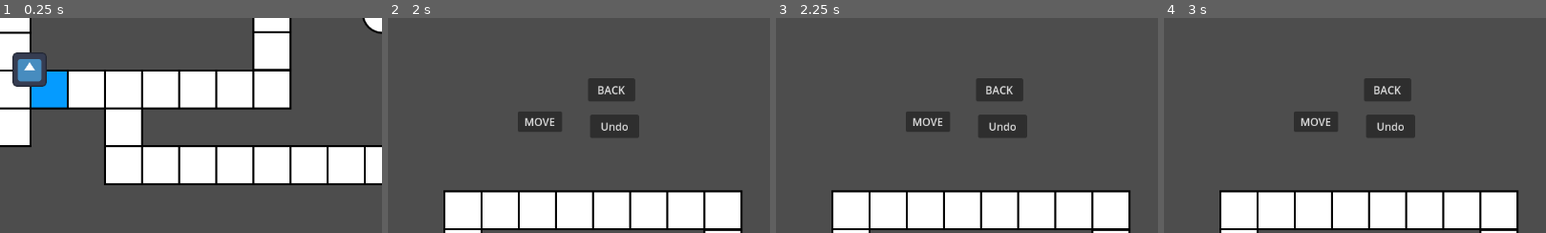
Above: before the commit, frames 1-4 (left to right).
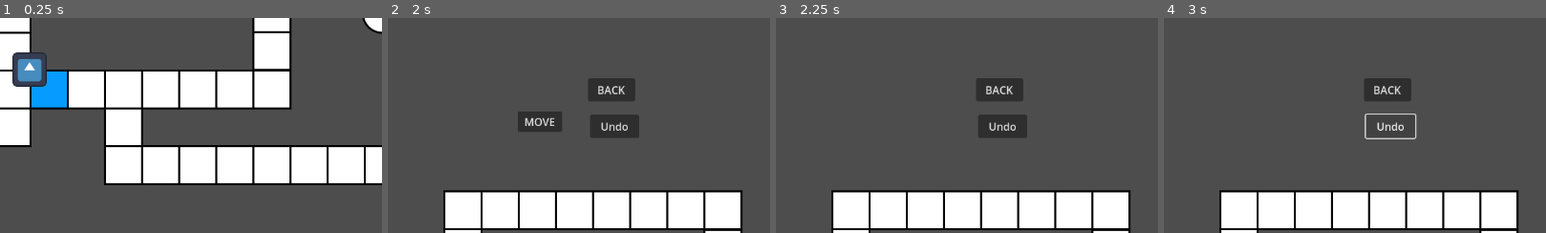
Above: after the commit, the same moments.

Repository: hfxbse/mparty
Game: Godot game, scene res://main/main.tscn
Same seed, same stepped clock (60 frames per second), same inputs: the game is played once before the commit and once after it. The engine's default icon, where the game draws it, is replaced by a stand-in: a white triangle on a blue panel in a dark square.
Inputs (mouse positions are % of the whole screen's width and height, from its top left):
- Up to frame 1 (0.25 s): no input
- Up to frame 2 (2 s): click (5, 92) at 0.5 s; tap Enter at 1.25 s; move the mouse to (72, 45) at 1.27 s; hold M from 1.28 s (still down); click (72, 45) at 1.42 s
- Up to frame 3 (2.25 s): release M at 2 s; click "MOVE" at 2 s
- Up to frame 4 (3 s): click "Undo" at 2.75 s
The pictures show only the part of the screen within x 46-96%, y 38-88%; the shares and areas given below are measured in that part.

Frames 1-2 are identical in both runs. In frame 3, 1.0% of the frame differs, in the area x 34-46%, y 43-53%; in frame 4, 1.3%, in the area x 34-67%, y 43-57%.

Commit message:
Add mobile hud

Diff:
--- a/hud.gd
+++ b/hud.gd
@@ -1,6 +1,6 @@
 extends CanvasLayer
 
-@onready var menu_button = $MarginContainer/MenuButton
+@onready var menu_button = $MenuButton
 
 signal hud_id_pressed(id: int, item_count: int)
 
--- a/hud.tscn
+++ b/hud.tscn
@@ -6,14 +6,10 @@
 [node name="HUD" type="CanvasLayer"]
 script = ExtResource("1_usqta")
 
-[node name="MarginContainer" type="MarginContainer" parent="."]
-offset_right = 1152.0
+[node name="MenuButton" type="MenuButton" parent="."]
+offset_top = 544.0
+offset_right = 104.0
 offset_bottom = 648.0
-size_flags_horizontal = 3
-size_flags_vertical = 3
-
-[node name="MenuButton" type="MenuButton" parent="MarginContainer"]
-layout_mode = 2
 size_flags_horizontal = 0
 size_flags_vertical = 8
 icon = ExtResource("1_hgasm")
--- a/main/main.gd
+++ b/main/main.gd
@@ -16,16 +16,20 @@
 	print(question_handler.get_next_question(Question.Difficulty.EASY).question)
 	print(question_handler.get_random_question(Question.Difficulty.EASY).question)
 
-	#if OS.get_name() == "Android" or OS.get_name() == "iOS":
-	hud = preload("res://hud.tscn").instantiate()
-	hud.hud_id_pressed.connect(_on_hud_id_pressed)
-	add_child(hud)
-
 
 func _ready():
 	var start = map.start
 	player.current_location = start
 	player.global_position = start.global_position
+
+	hud = preload("res://hud.tscn").instantiate()
+	hud.hud_id_pressed.connect(_on_hud_id_pressed)
+	if DisplayServer.is_touchscreen_available():
+		var mobile_hud = preload("res://mobile_hud.tscn").instantiate()
+		mobile_hud.zoom_in.connect(main_camera.zoom_in)
+		mobile_hud.zoom_out.connect(main_camera.zoom_out)
+		hud.add_child(mobile_hud)
+	add_child(hud)
 
 func _on_hud_id_pressed(id: int, item_count: int):
 	assert(id < item_count, "Item for id %s doesn't exits" % id)
--- a/mobile_hud.gd
+++ b/mobile_hud.gd
@@ -4,8 +4,8 @@
 signal zoom_out()
 
 func _on_zoom_in_button_pressed():
-	pass # Replace with function body.
+	zoom_in.emit()
 
 
 func _on_zoom_out_button_pressed():
-	pass # Replace with function body.
+	zoom_out.emit()
--- a/mobile_hud.tscn
+++ b/mobile_hud.tscn
@@ -5,31 +5,25 @@
 [node name="MobileHUD" type="CanvasLayer"]
 script = ExtResource("1_iekf0")
 
-[node name="MarginContainer" type="MarginContainer" parent="."]
-offset_right = 1152.0
-offset_bottom = 648.0
-size_flags_horizontal = 3
-theme_override_constants/margin_left = 1070
-theme_override_constants/margin_top = 500
-theme_override_constants/margin_right = 20
-theme_override_constants/margin_bottom = 20
-
-[node name="VBoxContainer" type="VBoxContainer" parent="MarginContainer"]
-layout_mode = 2
+[node name="VBoxContainer" type="VBoxContainer" parent="."]
+offset_left = 1070.0
+offset_top = 500.0
+offset_right = 1132.0
+offset_bottom = 628.0
 size_flags_horizontal = 3
 size_flags_vertical = 3
 
-[node name="ZoomInButton" type="Button" parent="MarginContainer/VBoxContainer"]
+[node name="ZoomInButton" type="Button" parent="VBoxContainer"]
 layout_mode = 2
 size_flags_vertical = 3
 theme_override_font_sizes/font_size = 24
 text = "+"
 
-[node name="ZoomOutButton" type="Button" parent="MarginContainer/VBoxContainer"]
+[node name="ZoomOutButton" type="Button" parent="VBoxContainer"]
 layout_mode = 2
 size_flags_vertical = 3
 theme_override_font_sizes/font_size = 24
 text = "-"
 
-[connection signal="pressed" from="MarginContainer/VBoxContainer/ZoomInButton" to="." method="_on_zoom_in_button_pressed"]
-[connection signal="pressed" from="MarginContainer/VBoxContainer/ZoomOutButton" to="." method="_on_zoom_out_button_pressed"]
+[connection signal="pressed" from="VBoxContainer/ZoomInButton" to="." method="_on_zoom_in_button_pressed"]
+[connection signal="pressed" from="VBoxContainer/ZoomOutButton" to="." method="_on_zoom_out_button_pressed"]
Not shown: 85 places in map/map.tscn that only renumber resources
